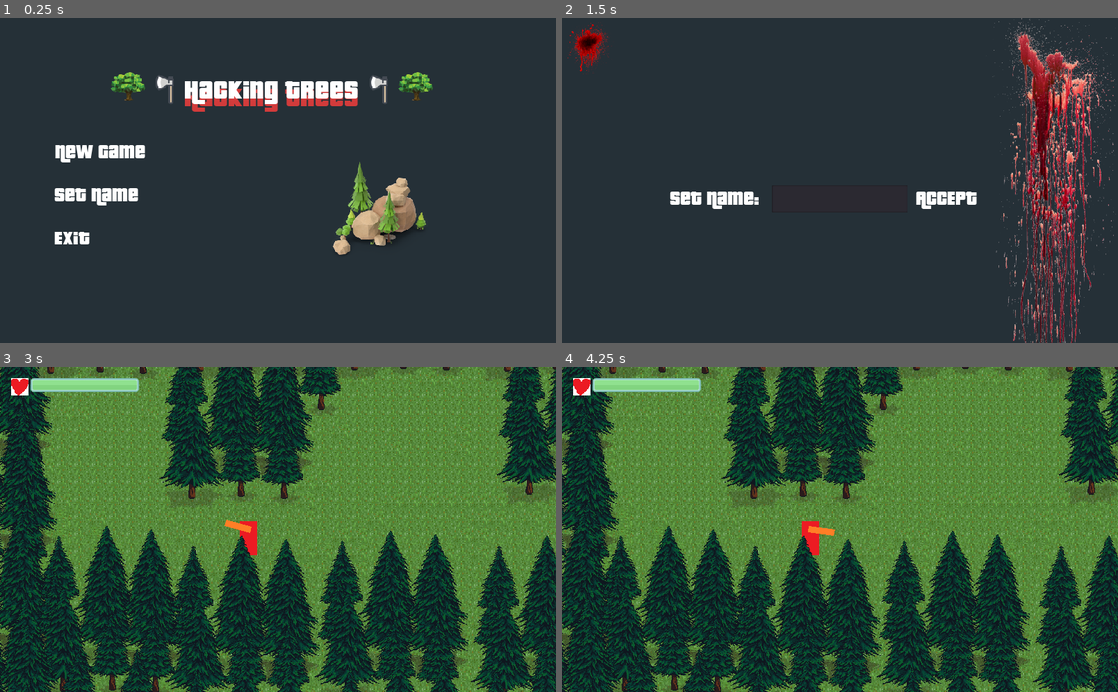
Above: before the commit, frames 1-4 (two rows, left to right).
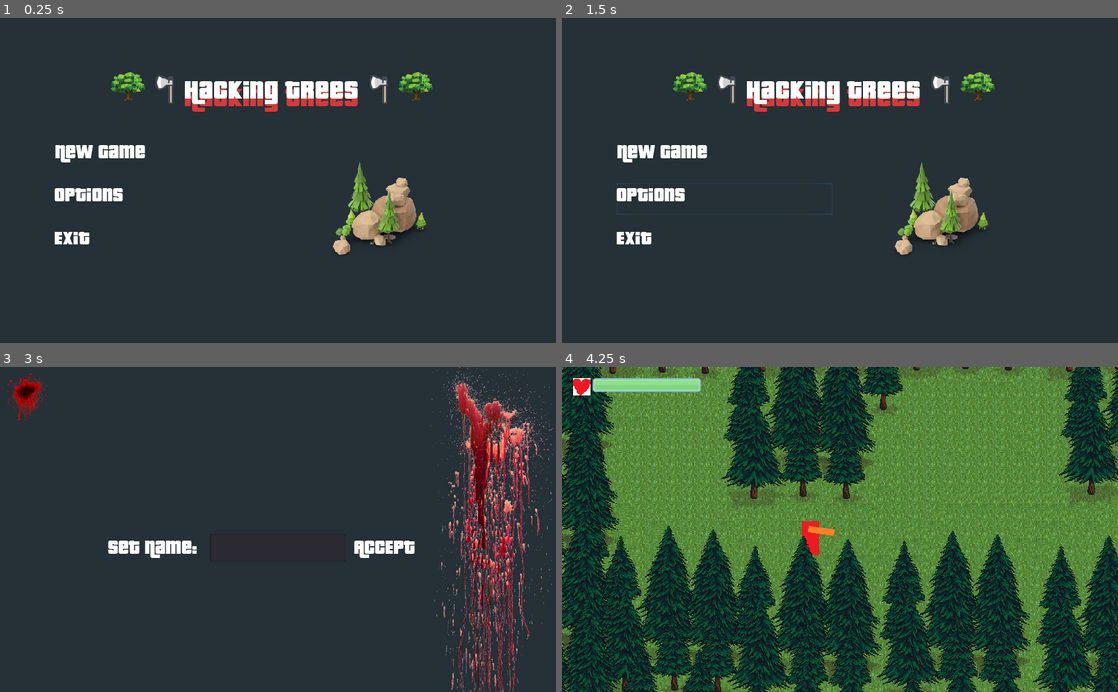
Above: after the commit, the same moments.

Repository: TeamQuest/ChristmasTree
Game: Godot game, scene res://menu/scenes/menu.tscn
The game is run twice, just before and just after one commit, with the same random seed, the same clock (stepped at 60 frames per second) and the same inputs.
Inputs (mouse positions are in pixels of both pictures, inside the frame that each line leads up to):
- Up to frame 1 (0.25 s): no input
- Up to frame 2 (1.5 s): click (723, 200) at 0.5 s, where only the run before the commit has a clickable "Set Name"; click (723, 200) at 1.25 s, where only the run after the commit has a clickable "Options"
- Up to frame 3 (3 s): click (394, 549) at 2 s, where only the run before the commit has a clickable "ACCEPT"; click "New Game" at 2.75 s
- Up to frame 4 (4.25 s): click (956, 549) at 3.5 s, where only the run after the commit has a clickable "ACCEPT"

The runs differ from the first frame. In frame 1, 0.3% of the frame differs, in the area x 9-25%, y 52-58%; in frame 2, 14%; in frame 3, 100%, in the area x 0-100%, y 0-100%; in frame 4, nothing differs.

Commit message:
added options

Diff:
--- a/UI/HUD.tscn
+++ b/UI/HUD.tscn
@@ -46,4 +46,7 @@
 margin_bottom = 560.0
 size_flags_vertical = 1
 custom_fonts/font = SubResource( 1 )
+custom_colors/font_color_shadow = Color( 0.854902, 0.360784, 0.360784, 1 )
+custom_constants/shadow_offset_x = 5
+custom_constants/shadow_offset_y = 5
 text = "character_name"
--- a/menu/scenes/SetName.gd
+++ b/menu/scenes/SetName.gd
@@ -16,4 +16,4 @@
 func _on_Button_pressed():
 	var got_name_from_text_edit = $HBoxContainer/TextEdit.text;
 	get_node("/root/globals").player_name = got_name_from_text_edit;
-	get_tree().change_scene("res://menu/scenes/menu.tscn")
+	get_tree().change_scene("res://maps/Level1.tscn")
--- a/menu/scenes/menu.tscn
+++ b/menu/scenes/menu.tscn
@@ -1,17 +1,14 @@
-[gd_scene load_steps=10 format=2]
+[gd_scene load_steps=11 format=2]
 
 [ext_resource path="res://menu/scenes/scripts/TitleScreen.gd" type="Script" id=1]
 [ext_resource path="res://menu/menu_images/tree_64x64.png" type="Texture" id=2]
 [ext_resource path="res://menu/menu_images/axe.png" type="Texture" id=3]
 [ext_resource path="res://menu/fonts/pricedow.ttf" type="DynamicFontData" id=4]
 [ext_resource path="res://menu/menu_images/tree_logo.png" type="Texture" id=5]
-
-[sub_resource type="DynamicFont" id=4]
-size = 64
-font_data = ExtResource( 4 )
+[ext_resource path="res://menu/sounds/SlenderMan.ogg" type="AudioStream" id=6]
 
 [sub_resource type="DynamicFont" id=1]
-size = 48
+size = 64
 font_data = ExtResource( 4 )
 
 [sub_resource type="DynamicFont" id=2]
@@ -19,6 +16,10 @@
 font_data = ExtResource( 4 )
 
 [sub_resource type="DynamicFont" id=3]
+size = 48
+font_data = ExtResource( 4 )
+
+[sub_resource type="DynamicFont" id=4]
 size = 48
 font_data = ExtResource( 4 )
 
@@ -101,21 +102,21 @@
 margin_left = 1.16635
 margin_right = 173.166
 margin_bottom = 46.0
-custom_fonts/font = SubResource( 1 )
+custom_fonts/font = SubResource( 2 )
 text = "New Game"
 
-[node name="Button" type="Button" parent="TitleScreen/Menu/CenterRow/Buttons"]
+[node name="SetName" type="Button" parent="TitleScreen/Menu/CenterRow/Buttons"]
 margin_top = 136.0
 margin_right = 398.0
 margin_bottom = 196.0
 rect_min_size = Vector2( 360, 60 )
 flat = true
 
-[node name="Label" type="Label" parent="TitleScreen/Menu/CenterRow/Buttons/Button"]
+[node name="Label" type="Label" parent="TitleScreen/Menu/CenterRow/Buttons/SetName"]
 margin_right = 160.0
 margin_bottom = 46.0
-custom_fonts/font = SubResource( 2 )
-text = "Set Name"
+custom_fonts/font = SubResource( 3 )
+text = "Options"
 
 [node name="Exit" type="Button" parent="TitleScreen/Menu/CenterRow/Buttons"]
 margin_top = 216.0
@@ -143,6 +144,9 @@
 margin_right = 349.0
 margin_bottom = 316.0
 texture = ExtResource( 5 )
+
+[node name="Audio" type="AudioStreamPlayer3D" parent="TitleScreen"]
+stream = ExtResource( 6 )
+autoplay = true
 [connection signal="pressed" from="TitleScreen/Menu/CenterRow/Buttons/NewGame" to="TitleScreen" method="_on_NewGame_pressed"]
-[connection signal="pressed" from="TitleScreen/Menu/CenterRow/Buttons/Button" to="TitleScreen" method="_on_Button_pressed"]
 [connection signal="pressed" from="TitleScreen/Menu/CenterRow/Buttons/Exit" to="TitleScreen" method="_on_Exit_pressed"]
--- a/menu/scenes/scripts/TitleScreen.gd
+++ b/menu/scenes/scripts/TitleScreen.gd
@@ -2,16 +2,14 @@
 
 
 func _ready():
+	$Audio.autoplay = true;
+	$Audio.playing = true;
 	pass # Replace with function body.
 
 
 func _on_NewGame_pressed():
-	get_tree().change_scene("res://maps/Level1.tscn")
+	get_tree().change_scene("res://menu/scenes/SetName.tscn")
 
 
 func _on_Exit_pressed():
 	get_tree().quit()
-
-
-func _on_Button_pressed():
-	get_tree().change_scene("res://menu/scenes/SetName.tscn")
Not shown: 2 places in menu/scenes/menu.tscn that only renumber resources
Not shown, added: menu/sounds/SlenderMan.ogg.import
Not shown, added: menu/sounds/SlenderMan.ogg
